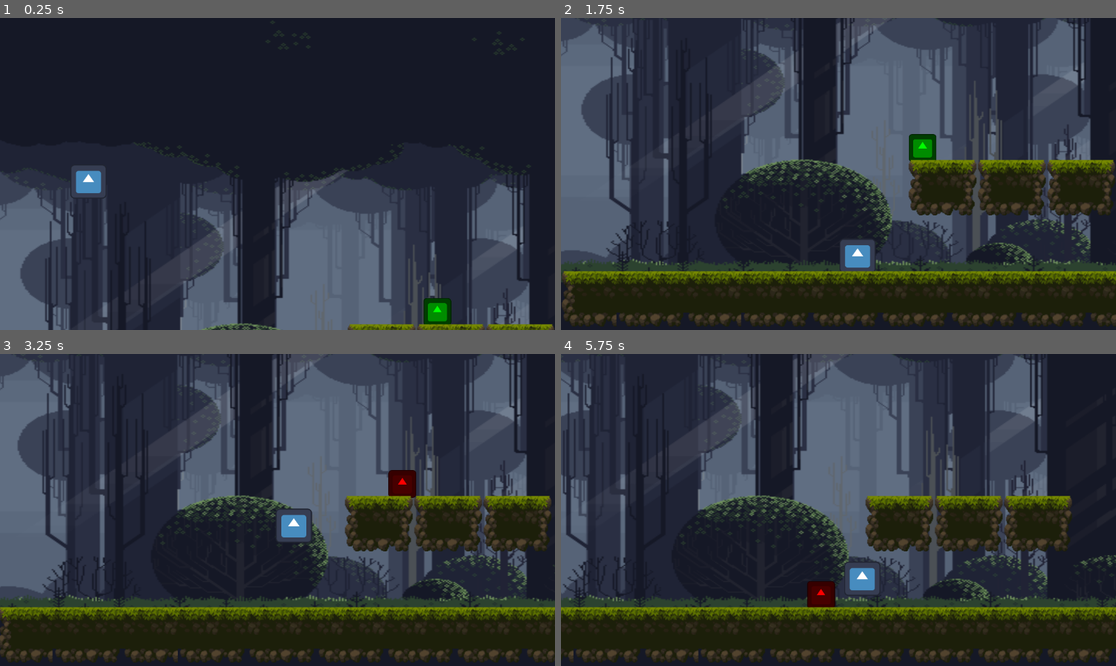
Above: before the commit, frames 1-4 (two rows, left to right).
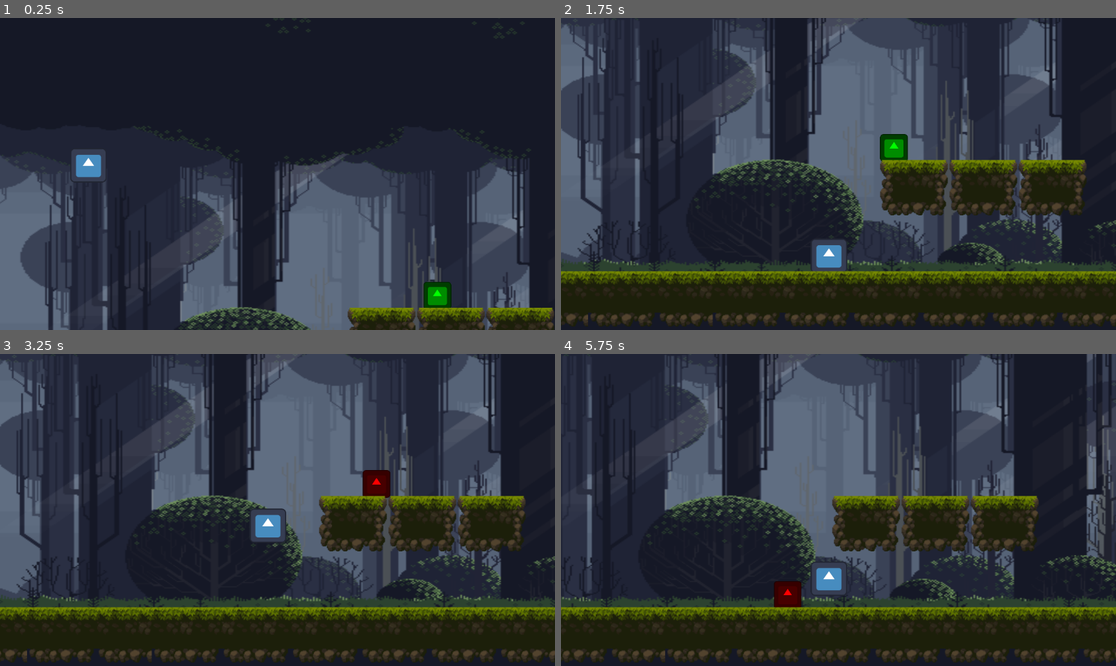
Above: after the commit, the same moments.

Repository: louislin9603/2D-Platformer-Game
Game: Godot game, scene res://Main.tscn
The game is run twice, just before and just after one commit, with the same random seed, the same clock (stepped at 60 frames per second) and the same inputs. The engine's default icon, where the game draws it, is replaced by a stand-in: a white triangle on a blue panel in a dark square.
Inputs:
- Up to frame 1 (0.25 s): no input
- Up to frame 2 (1.75 s): hold Right (ui_right) from 0.53 s (still down); tap Space (ui_select) at 0.77, 1.52 s
- Up to frame 3 (3.25 s): release Right (ui_right) at 2.03 s; hold Left (ui_left) 2.03-2.78 s; hold Right (ui_right) from 2.78 s (still down); tap Space (ui_select) at 3.02 s
- Up to frame 4 (5.75 s): tap Space (ui_select) at 3.77, 4.52 s; release Right (ui_right) at 4.28 s; hold Left (ui_left) 4.28-5.03 s; hold Right (ui_right) from 5.03 s (still down)

The runs differ from the first frame. In frame 1, 12% of the frame differs, in the area x 0-100%, y 0-100%; in frame 2, 35%; in frame 3, 32%; in frame 4, 38%, in the area x 0-100%, y 0-99%.

Commit message:
Test_Phase v5
Added platforms:
-Moving platform
-One way platform (you can jump up and press down to sink under)
-Platforms that break when touch, comes back aftter a certain time

Diff:
--- /dev/null
+++ b/BrokenPlatform.gd
@@ -0,0 +1,29 @@
+extends StaticBody2D
+
+var time = 1
+var initial_position
+
+func _ready():
+	set_process(false)
+	initial_position = $CollisionShape2D/ColorRect.position
+
+func _process(_delta):
+	time += 1
+	$CollisionShape2D/ColorRect.position = initial_position + Vector2(0, sin(time)*2)
+
+func _on_player_detection_body_entered(body):
+	if visible:
+		set_process(true)
+		$DeleteTimer.start(1)
+
+func _on_delete_timer_timeout():
+	$CollisionShape2D.disabled = true
+	visible = false
+	time = 1
+	$ReappearTimer.start(4)
+
+func _on_reappear_timer_timeout():
+	if not visible:
+		$CollisionShape2D.disabled = false
+		visible = true
+		set_process(false)
--- /dev/null
+++ b/BrokenPlatform.tscn
@@ -0,0 +1,40 @@
+[gd_scene load_steps=4 format=3 uid="uid://ckba06pfxm5ld"]
+
+[ext_resource type="Script" path="res://BrokenPlatform.gd" id="1_grce2"]
+
+[sub_resource type="RectangleShape2D" id="RectangleShape2D_u8squ"]
+size = Vector2(47, 1.5)
+
+[sub_resource type="RectangleShape2D" id="RectangleShape2D_oudof"]
+size = Vector2(49, 18.5)
+
+[node name="Node2D" type="Node2D"]
+
+[node name="BrokenPlatform" type="StaticBody2D" parent="."]
+script = ExtResource("1_grce2")
+
+[node name="DeleteTimer" type="Timer" parent="BrokenPlatform"]
+one_shot = true
+
+[node name="ReappearTimer" type="Timer" parent="BrokenPlatform"]
+
+[node name="Player Detection" type="Area2D" parent="BrokenPlatform"]
+
+[node name="CollisionShape2D" type="CollisionShape2D" parent="BrokenPlatform/Player Detection"]
+position = Vector2(-0.5, -10.75)
+shape = SubResource("RectangleShape2D_u8squ")
+
+[node name="CollisionShape2D" type="CollisionShape2D" parent="BrokenPlatform"]
+shape = SubResource("RectangleShape2D_oudof")
+
+[node name="ColorRect" type="ColorRect" parent="BrokenPlatform/CollisionShape2D"]
+offset_left = -24.0
+offset_top = -9.0
+offset_right = 24.0
+offset_bottom = 9.0
+color = Color(0.321569, 0.65098, 0.54902, 1)
+
+[connection signal="timeout" from="BrokenPlatform/DeleteTimer" to="BrokenPlatform" method="_on_delete_timer_timeout"]
+[connection signal="timeout" from="BrokenPlatform/DeleteTimer" to="BrokenPlatform" method="_on_timer_timeout"]
+[connection signal="timeout" from="BrokenPlatform/ReappearTimer" to="BrokenPlatform" method="_on_reappear_timer_timeout"]
+[connection signal="body_entered" from="BrokenPlatform/Player Detection" to="BrokenPlatform" method="_on_player_detection_body_entered"]
--- /dev/null
+++ b/MovingPlatform.gd
@@ -0,0 +1,4 @@
+extends AnimatableBody2D
+
+func _ready():
+	$AnimationPlayer.play("Move")
--- /dev/null
+++ b/MovingPlatform.tscn
@@ -0,0 +1,52 @@
+[gd_scene load_steps=6 format=3 uid="uid://dw5pm765s3tq8"]
+
+[ext_resource type="Script" path="res://MovingPlatform.gd" id="1_c20ed"]
+
+[sub_resource type="PlaceholderTexture2D" id="PlaceholderTexture2D_4nq0v"]
+
+[sub_resource type="RectangleShape2D" id="RectangleShape2D_yx7iv"]
+size = Vector2(131.944, 19.5)
+
+[sub_resource type="Animation" id="Animation_geqm7"]
+resource_name = "Move"
+length = 10.0
+loop_mode = 1
+tracks/0/type = "value"
+tracks/0/imported = false
+tracks/0/enabled = true
+tracks/0/path = NodePath(".:position")
+tracks/0/interp = 1
+tracks/0/loop_wrap = true
+tracks/0/keys = {
+"times": PackedFloat32Array(0, 5.4, 9.8),
+"transitions": PackedFloat32Array(1, 1, 1),
+"update": 0,
+"values": [Vector2(-150, -1), Vector2(150, -1), Vector2(-150, -1)]
+}
+
+[sub_resource type="AnimationLibrary" id="AnimationLibrary_llkfm"]
+_data = {
+"Move": SubResource("Animation_geqm7")
+}
+
+[node name="Node2D" type="Node2D"]
+
+[node name="MovingPlatform" type="AnimatableBody2D" parent="."]
+position = Vector2(18, 0)
+sync_to_physics = false
+script = ExtResource("1_c20ed")
+
+[node name="Sprite2D" type="Sprite2D" parent="MovingPlatform"]
+position = Vector2(-18.0555, -0.203125)
+scale = Vector2(129, 18.4062)
+texture = SubResource("PlaceholderTexture2D_4nq0v")
+
+[node name="CollisionShape2D" type="CollisionShape2D" parent="MovingPlatform"]
+position = Vector2(-18.5278, 1)
+shape = SubResource("RectangleShape2D_yx7iv")
+
+[node name="AnimationPlayer" type="AnimationPlayer" parent="MovingPlatform"]
+libraries = {
+"": SubResource("AnimationLibrary_llkfm")
+}
+autoplay = "Move"
--- a/Player.gd
+++ b/Player.gd
@@ -4,6 +4,7 @@
 const SPEED = 200.0
 const JUMP_VELOCITY = -450.0
 var gravity = ProjectSettings.get_setting("physics/2d/default_gravity")
+var platform_velocity = Vector2.ZERO
 
 # Double Jump
 var jump_count = 0
@@ -18,18 +19,13 @@
 
 
 func _physics_process(delta):
+
 	# Add the gravity.
 	if not is_on_floor():
 		velocity.y += gravity * delta
 
-	# Get direction of user input.
-	var direction = Input.get_axis("ui_left", "ui_right")
-
-	# Move based on direction (value 1 for right, -1 for left)
-	if direction:
-		velocity.x = direction * SPEED
-	else: # Idle
-		velocity.x = move_toward(velocity.x, 0, SPEED)
+	# Stuff for moving
+	movement()
 
 	# Stuff for jumping
 	jump()
@@ -52,6 +48,22 @@
 	if just_left_ledge:
 		coyote_timer.start()
 
+func movement():
+	# Get direction of user input.
+	var direction = Input.get_axis("ui_left", "ui_right")
+
+	# Move based on direction (value 1 for right, -1 for left)
+	if direction:
+		velocity.x = direction * SPEED
+	elif is_on_floor(): # Idle
+		velocity.x = move_toward(velocity.x, 0, SPEED)
+
+	# Fall down one way platforms
+	if Input.is_action_pressed("ui_down") and is_on_floor():
+		position.y += 1
+
+
+
 func jump():
 	# Handle jump.
 	if Input.is_action_just_pressed("ui_select") and jump_count < max_jumps:
@@ -61,6 +73,7 @@
 	#Reset jump count after falling down
 	if is_on_floor() or coyote_timer.time_left > 0.0:
 		jump_count = 0
+
 
 func attack():
 
--- a/Player.tscn
+++ b/Player.tscn
@@ -27,7 +27,6 @@
 limit_left = 0
 limit_top = 100
 limit_bottom = 980
-position_smoothing_enabled = true
 editor_draw_limits = true
 
 [node name="CoyoteJump" type="Timer" parent="."]
--- a/World.tscn
+++ b/World.tscn
@@ -1,10 +1,12 @@
-[gd_scene load_steps=8 format=3 uid="uid://c101wr3d2k11o"]
+[gd_scene load_steps=12 format=3 uid="uid://c101wr3d2k11o"]
 
 [ext_resource type="Script" path="res://Main.gd" id="1_3jmop"]
 [ext_resource type="Texture2D" uid="uid://b3sdvlj42j812" path="res://Free Pixel Art Forest/Preview/Background.png" id="1_d8v6w"]
 [ext_resource type="PackedScene" uid="uid://cton2o3xsuut" path="res://Player.tscn" id="2_wm6vy"]
 [ext_resource type="Texture2D" uid="uid://3aku4212wkyd" path="res://Legacy-Fantasy - High Forest 2.3/Assets/Tiles.png" id="4_smswu"]
 [ext_resource type="PackedScene" uid="uid://bx6p86d1bvy3p" path="res://Enemy.tscn" id="5_sepmp"]
+[ext_resource type="PackedScene" uid="uid://dw5pm765s3tq8" path="res://MovingPlatform.tscn" id="6_4j1m3"]
+[ext_resource type="PackedScene" uid="uid://ckba06pfxm5ld" path="res://BrokenPlatform.tscn" id="7_m1hxw"]
 
 [sub_resource type="TileSetAtlasSource" id="TileSetAtlasSource_xxb6c"]
 texture = ExtResource("4_smswu")
@@ -1601,22 +1603,30 @@
 physics_layer_0/collision_layer = 1
 sources/0 = SubResource("TileSetAtlasSource_xxb6c")
 
+[sub_resource type="CanvasTexture" id="CanvasTexture_616kq"]
+
+[sub_resource type="RectangleShape2D" id="RectangleShape2D_0m40a"]
+size = Vector2(0.9927, 0.926022)
+
 [node name="World" type="Node2D"]
 script = ExtResource("1_3jmop")
 
 [node name="BG" type="ParallaxBackground" parent="."]
 
 [node name="ParallaxLayer" type="ParallaxLayer" parent="BG"]
+metadata/_edit_lock_ = true
 
 [node name="Background" type="Sprite2D" parent="BG/ParallaxLayer"]
 position = Vector2(828.75, 496.125)
 scale = Vector2(1.78933, 1.23045)
 texture = ExtResource("1_d8v6w")
+metadata/_edit_lock_ = true
 
 [node name="Background2" type="Sprite2D" parent="BG/ParallaxLayer"]
-position = Vector2(2482, 500)
+position = Vector2(2490, 489)
 scale = Vector2(1.78933, 1.23045)
 texture = ExtResource("1_d8v6w")
+metadata/_edit_lock_ = true
 
 [node name="Player" type="Node2D" parent="."]
 
@@ -1639,4 +1649,40 @@
 format = 2
 layer_0/tile_data = PackedInt32Array(3735552, 0, 1, 3801088, 0, 2, 3866624, 0, 3, 3932160, 0, 4, 3735553, 65536, 1, 380 …(15118 unchanged characters)…
 
+[node name="Platforms" type="Node2D" parent="."]
+position = Vector2(287, 729)
+
+[node name="MovingPlatform" parent="Platforms" instance=ExtResource("6_4j1m3")]
+position = Vector2(1388, -26)
+
+[node name="OneWayPlatform" type="Sprite2D" parent="Platforms"]
+position = Vector2(927, -17.9999)
+scale = Vector2(102.75, 12.125)
+texture = SubResource("CanvasTexture_616kq")
+
+[node name="StaticBody" type="StaticBody2D" parent="Platforms/OneWayPlatform"]
+position = Vector2(-5.43066, -55.9184)
+scale = Vector2(0.00973236, 0.0816327)
+metadata/_edit_lock_ = true
+
+[node name="CollisionShape2D" type="CollisionShape2D" parent="Platforms/OneWayPlatform/StaticBody"]
+position = Vector2(558, 685)
+scale = Vector2(102.75, 12.25)
+shape = SubResource("RectangleShape2D_0m40a")
+one_way_collision = true
+debug_color = Color(0.803922, 0.545098, 0.54902, 0.419608)
+metadata/_edit_lock_ = true
+
+[node name="BreakingPlatform" parent="Platforms" instance=ExtResource("7_m1hxw")]
+position = Vector2(1090, -22)
+
+[node name="BreakingPlatform2" parent="Platforms" instance=ExtResource("7_m1hxw")]
+position = Vector2(1558, -135)
+
+[node name="BreakingPlatform3" parent="Platforms" instance=ExtResource("7_m1hxw")]
+position = Vector2(1377, -213)
+
+[node name="BreakingPlatform4" parent="Platforms" instance=ExtResource("7_m1hxw")]
+position = Vector2(1242, -77)
+
 [connection signal="child_entered_tree" from="." to="." method="_on_child_entered_tree"]
Not shown, added: Mov7DD3.tmp
